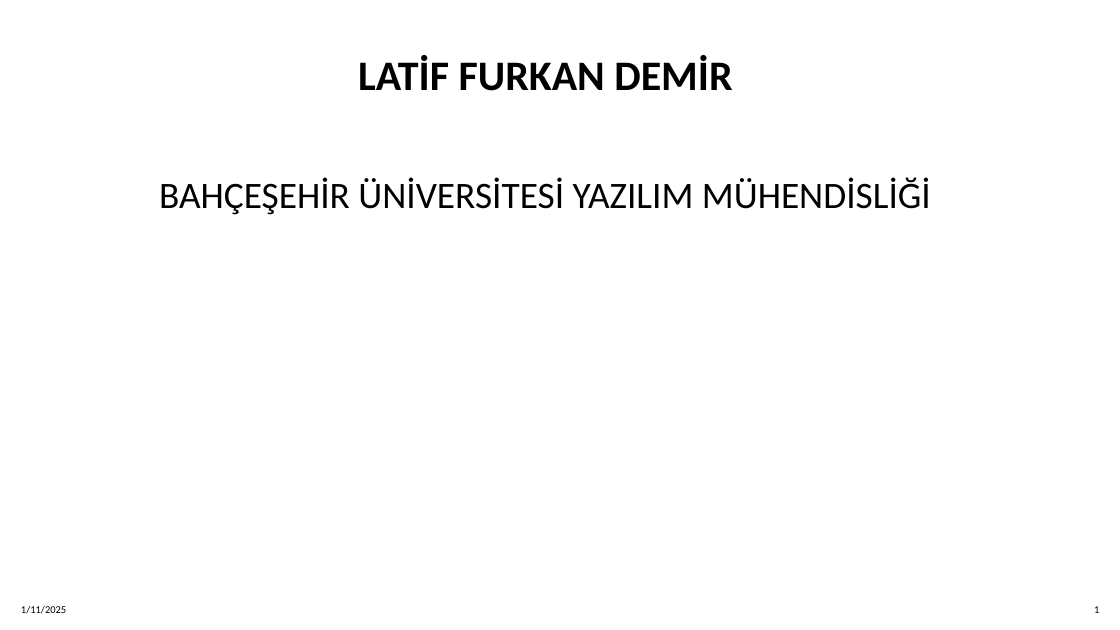
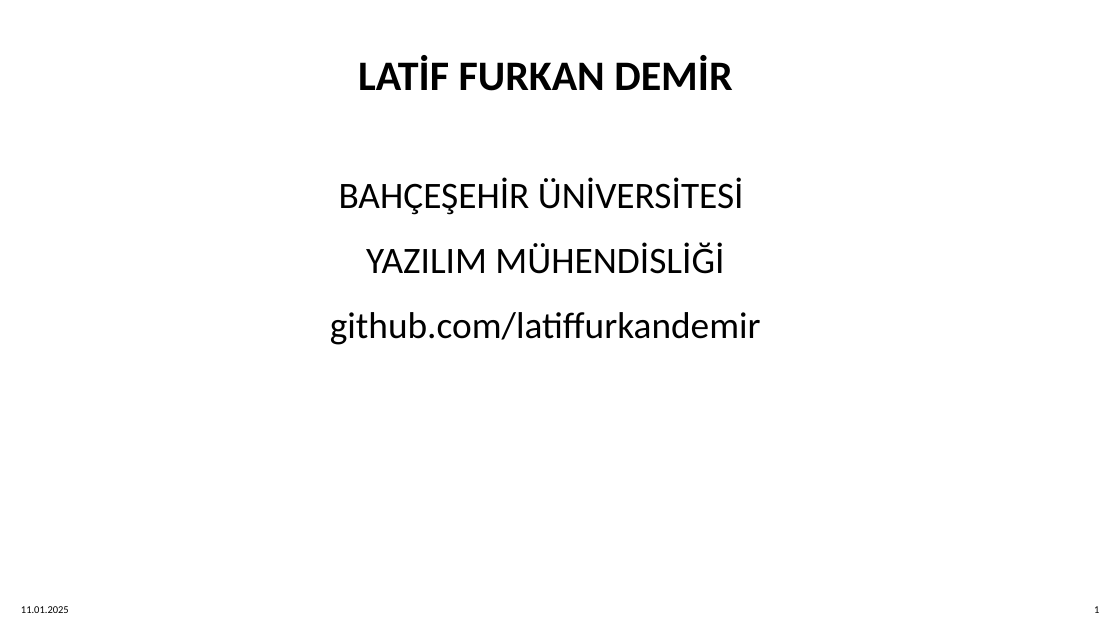
Before and after one commit to latiffurkandemir/todo-api, a slide deck: slide 1 of Presentation.pptx. Drawn at 1120x630 pixels with LibreOffice and Linux fonts; fonts in the diff are those of the drawing. Boxes give left, top, right and bottom in pixels: in the first picture for what was removed or moved away, otherwise in the second. Text is boxed around its words. In the diff, an @@ line names an element or a change of style, - is before the commit and + after.

```diff
--- a/Presentation.pptx
+++ b/Presentation.pptx
@@ text at (330,177,761,345): text changed @@
-BAHÇEŞEHİR ÜNİVERSİTESİ YAZILIM MÜHENDİSLİĞİ
+BAHÇEŞEHİR ÜNİVERSİTESİ
+YAZILIM MÜHENDİSLİĞİ
+github.com/latiffurkandemir
@@ text at (21,606,69,613): text changed @@
-1/11/2025
+11.01.2025
```
Also in this commit, not shown: 12 other slides changed, 5 slides added.
